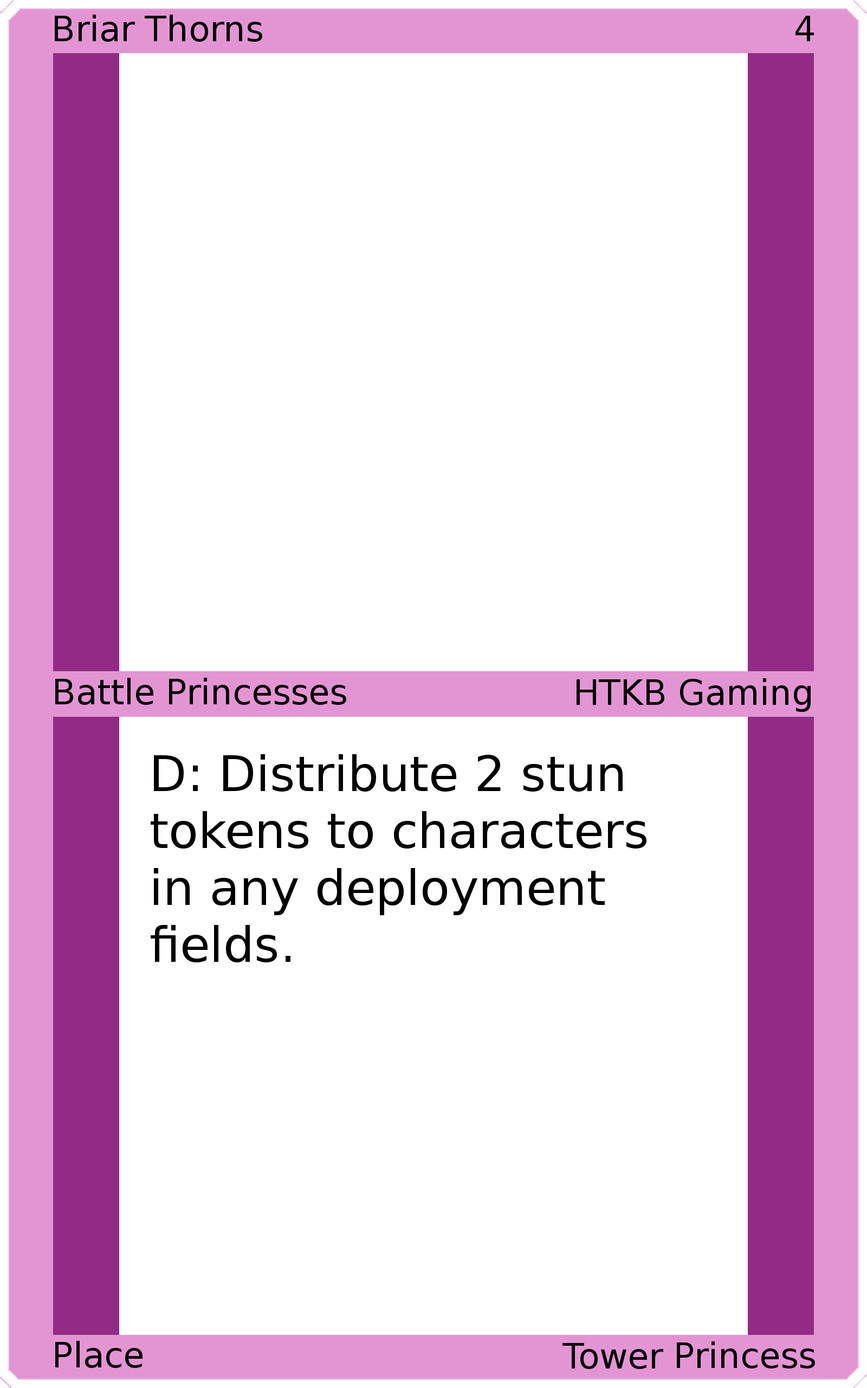
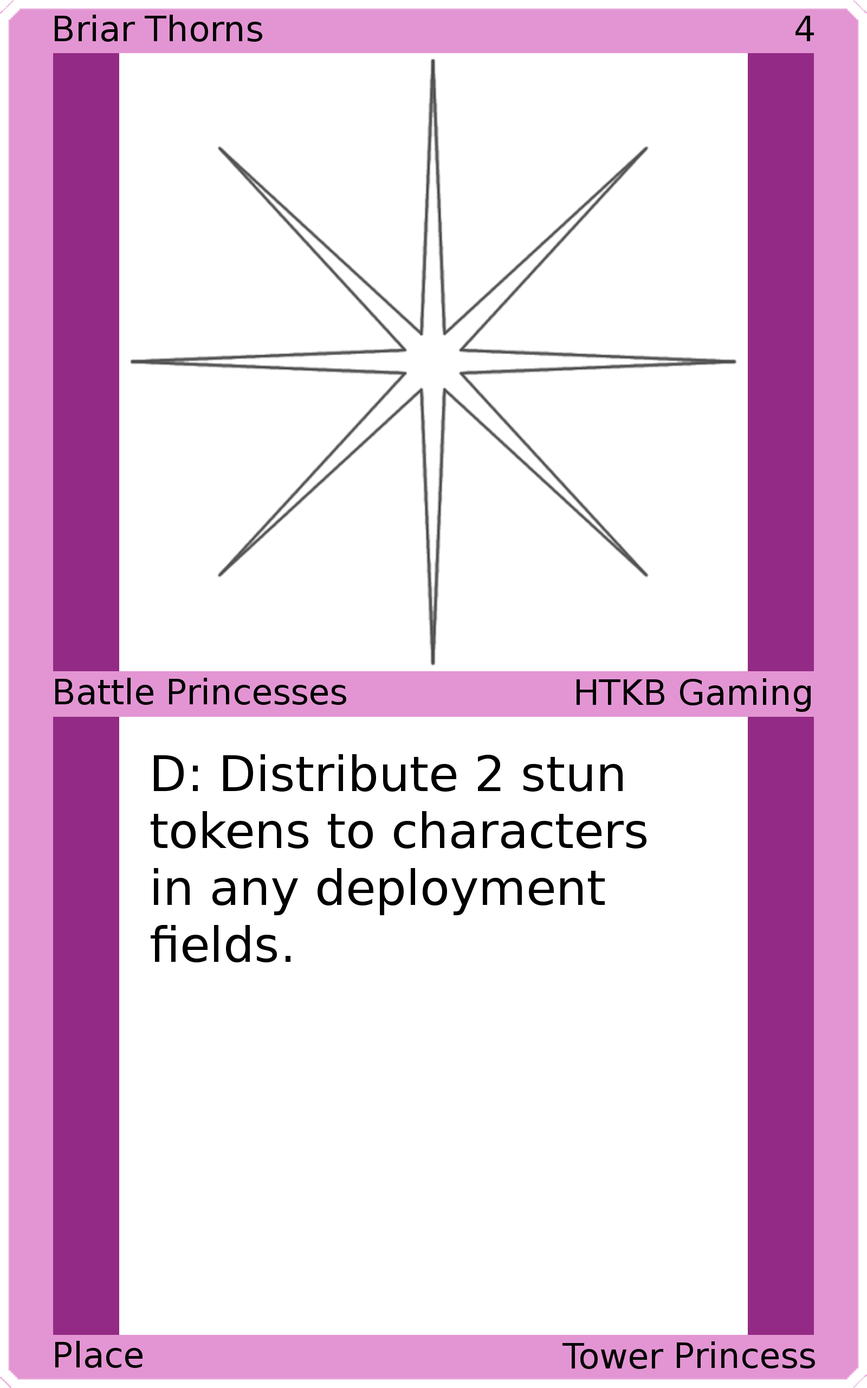
Revision of a layered (867, 1388) image; what changed, layer by layer:
added layer "Art" above "Top Background" over [129, 57, 738, 666]
